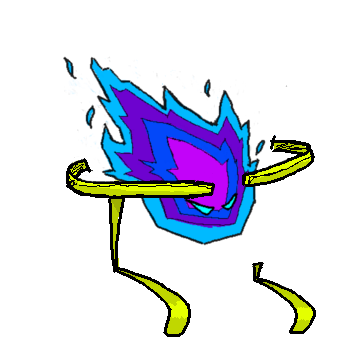
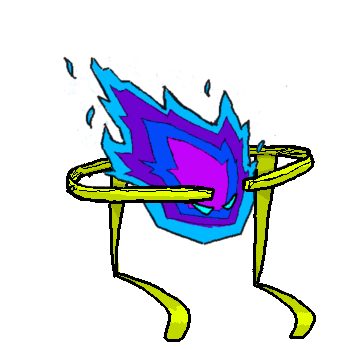
Layered file, before and after one edit (350x350). Changes by layer:
renamed "sketch #5" to "fire_spirit_fading_final.xcf", painted on it over [66, 135, 316, 342]
